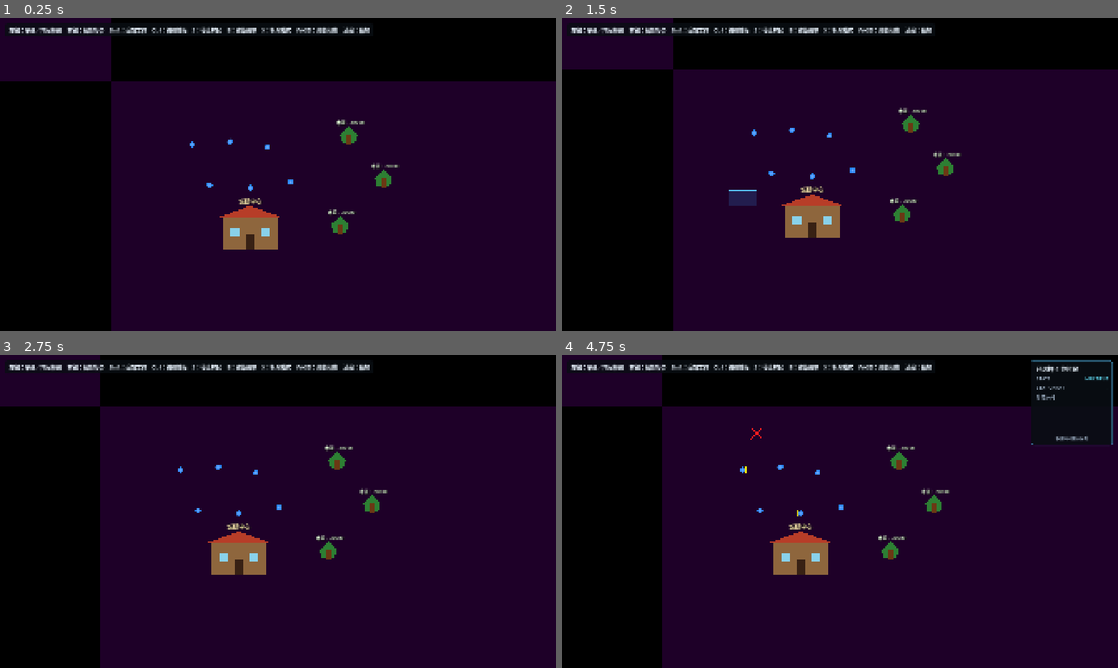
Above: before the commit, frames 1-4 (two rows, left to right).
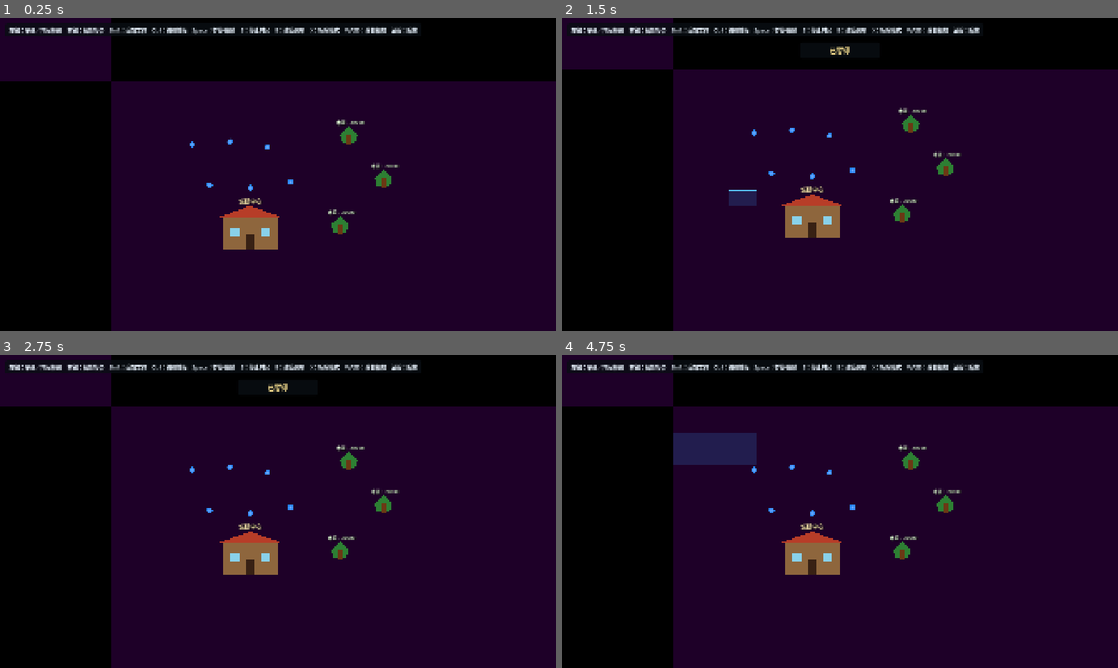
Above: after the commit, the same moments.

Repository: quittingjack/production_v3
Game: Godot game, scene res://scenes/main.tscn
The game is run twice, just before and just after one commit, with the same random seed, the same clock (stepped at 60 frames per second) and the same inputs.
Inputs (mouse positions are in pixels of both pictures, inside the frame that each line leads up to):
- Up to frame 1 (0.25 s): no input
- Up to frame 2 (1.5 s): tap Enter at 0.5 s; move the mouse to (962, 158) at 0.52 s; tap S (camera_down) at 0.6 s; click (962, 158) at 0.67 s; tap Space (toggle_pause, bound only after the commit) at 1.25 s; drag from (728, 190) to (812, 237) at 1.27 s
- Up to frame 3 (2.75 s): move the mouse to (333, 442) at 2.02 s; tap D (camera_right) at 2.1 s; click (333, 442) at 2.17 s
- Up to frame 4 (4.75 s): tap Enter at 2.75 s; drag from (812, 574) to (673, 464) at 2.77 s; move the mouse to (1006, 558) at 3.52 s; tap X at 3.6 s; click (1006, 558) at 3.67 s; tap Space (toggle_pause, bound only after the commit) at 4.15 s; drag from (673, 464) to (756, 433) at 4.27 s

The runs differ from the first frame. In frame 1, 0.6% of the frame differs, in the area x 35-76%, y 2-6%; in frame 2, 0.7%; in frame 3, 4.5%; in frame 4, 6.6%, in the area x 18-100%, y 0-100%.

Commit message:
Add pause functionality with PauseManager and update UI elements

Diff:
--- a/project.godot
+++ b/project.godot
@@ -48,6 +48,11 @@
 "events": [Object(InputEventKey,"resource_local_to_scene":false,"resource_name":"","device":16,"window_id":0,"alt_press …(192 unchanged characters)…
 ]
 }
+toggle_pause={
+"deadzone": 0.5,
+"events": [Object(InputEventKey,"resource_local_to_scene":false,"resource_name":"","device":16,"window_id":0,"alt_pressed":false,"shift_pressed":false,"ctrl_pressed":false,"meta_pressed":false,"pressed":false,"keycode":0,"physical_keycode":32,"key_label":0,"unicode":32,"location":0,"echo":false,"script":null)
+]
+}
 
 [physics]
 
--- a/scenes/main.tscn
+++ b/scenes/main.tscn
@@ -8,6 +8,7 @@
 [ext_resource type="Script" uid="uid://he8omt5eoimf" path="res://scripts/selected_villager_ui.gd" id="6_villager_ui"]
 [ext_resource type="Script" path="res://scripts/immigration_manager.gd" id="7_immigration"]
 [ext_resource type="PackedScene" path="res://scenes/town_center.tscn" id="8_town_center"]
+[ext_resource type="Script" path="res://scripts/pause_manager.gd" id="9_pause"]
 
 [sub_resource type="PlaceholderTexture2D" id="PlaceholderTexture2D_sugp2"]
 
@@ -56,6 +57,11 @@
 
 [node name="Main" type="Node2D" unique_id=867135662]
 
+[node name="PauseManager" type="Node" parent="."]
+process_mode = 3
+script = ExtResource("9_pause")
+pause_label_path = NodePath("../Interface/PauseLabel")
+
 [node name="Camera2D" type="Camera2D" parent="." unique_id=2056613019]
 position = Vector2(576, 324)
 script = ExtResource("3_camera")
@@ -105,6 +111,7 @@
 position = Vector2(790, 500)
 
 [node name="SelectionManager" type="Node2D" parent="." unique_id=898392853]
+process_mode = 3
 z_index = 10
 script = ExtResource("2_sugp2")
 
@@ -149,7 +156,7 @@
 theme_override_colors/font_color = Color(0.92, 0.96, 1, 1)
 theme_override_font_sizes/font_size = 18
 theme_override_styles/normal = SubResource("StyleBoxFlat_help")
-text = "左鍵：單選／拖曳框選    右鍵：智能指令    Shift：追加工作    Ctrl：循環排程    S：停止村民    B：建築選單    X：拆除模式    WASD：移動相機    滾輪：縮放"
+text = "左鍵：單選／拖曳框選    右鍵：智能指令    Shift：追加工作    Ctrl：循環排程    Space：暫停/繼續    S：停止村民    B：建築選單    X：拆除模式    WASD：移動相機    滾輪：縮放"
 
 [node name="HaulPlanningLabel" type="Label" parent="Interface"]
 visible = false
@@ -184,6 +191,23 @@
 horizontal_alignment = 1
 vertical_alignment = 1
 
+[node name="PauseLabel" type="Label" parent="Interface"]
+visible = false
+anchors_preset = 10
+anchor_right = 1.0
+offset_left = 820.0
+offset_top = 84.0
+offset_right = -820.0
+offset_bottom = 128.0
+grow_horizontal = 2
+mouse_filter = 2
+theme_override_colors/font_color = Color(1, 0.9, 0.58, 1)
+theme_override_font_sizes/font_size = 24
+theme_override_styles/normal = SubResource("StyleBoxFlat_help")
+text = "已暫停"
+horizontal_alignment = 1
+vertical_alignment = 1
+
 [node name="BuildingMenu" type="PanelContainer" parent="Interface"]
 visible = false
 offset_left = 18.0
@@ -220,6 +244,7 @@
 text = "取消"
 
 [node name="SelectedVillagerPanel" type="PanelContainer" parent="Interface" unique_id=144263876]
+process_mode = 3
 anchors_preset = 1
 anchor_left = 1.0
 anchor_right = 1.0
--- /dev/null
+++ b/scripts/pause_manager.gd
@@ -0,0 +1,26 @@
+extends Node
+
+@export var pause_label_path: NodePath
+
+@onready var pause_label: Label = get_node_or_null(pause_label_path) as Label
+
+
+func _ready() -> void:
+	process_mode = Node.PROCESS_MODE_ALWAYS
+	_update_pause_label()
+
+
+func _input(event: InputEvent) -> void:
+	if not event.is_action_pressed(&"toggle_pause"):
+		return
+	if event is InputEventKey and (event as InputEventKey).echo:
+		return
+
+	get_tree().paused = not get_tree().paused
+	_update_pause_label()
+	get_viewport().set_input_as_handled()
+
+
+func _update_pause_label() -> void:
+	if pause_label:
+		pause_label.visible = get_tree().paused
Not shown, added: scripts/pause_manager.gd.uid
